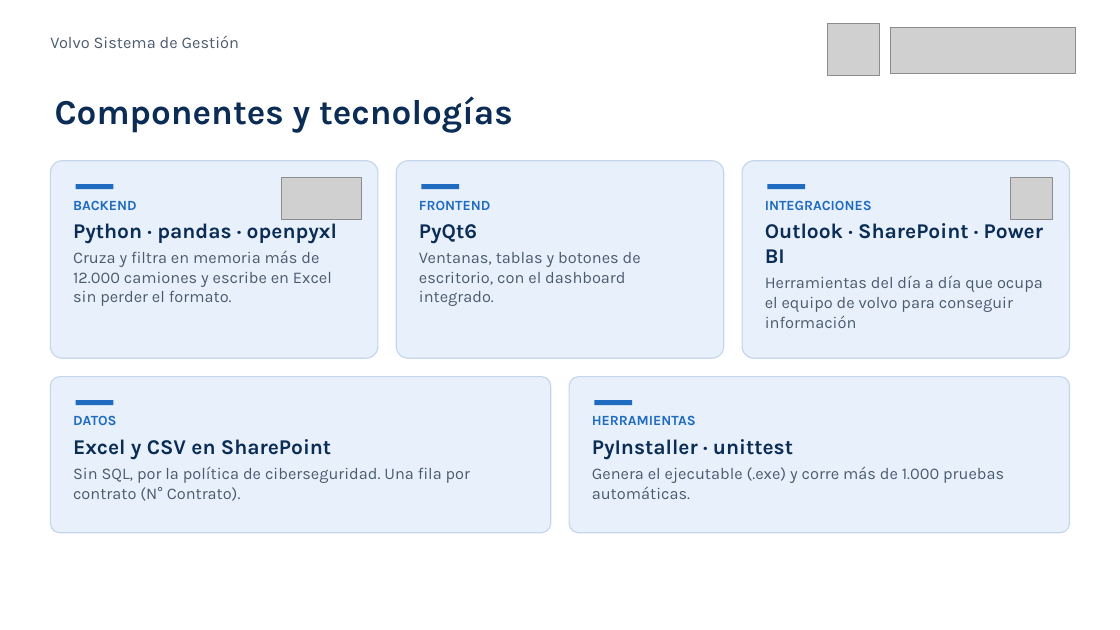
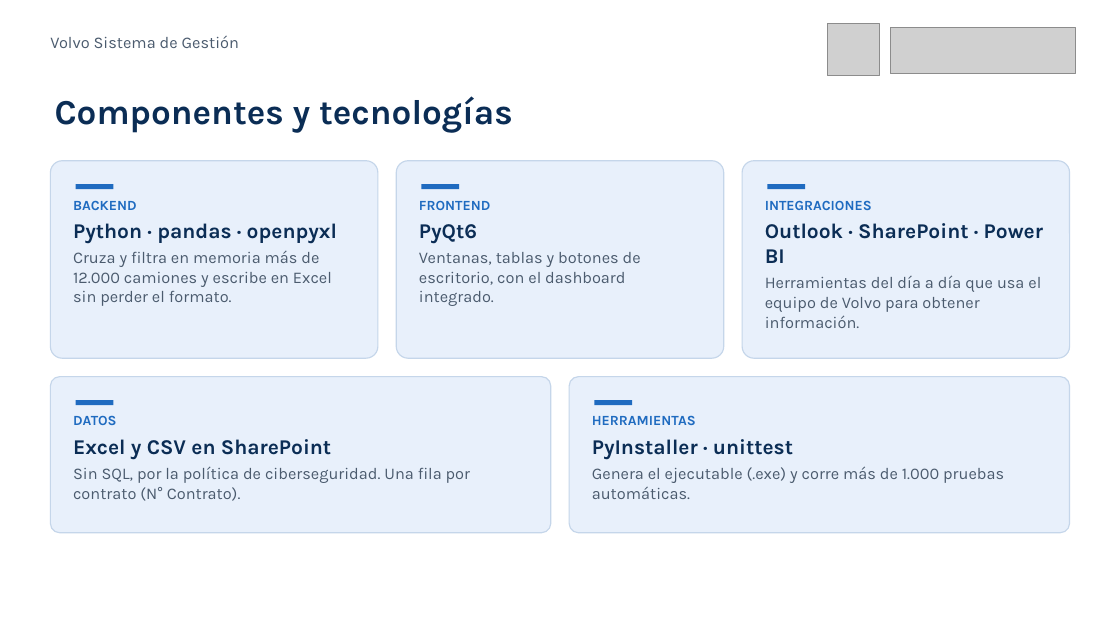
Before and after one commit to felipeMon20/PTY4614-302-EQUIPO-2, a slide deck: slide 5 of Fase 3/Evidencias Grupales/Presentacion Final - Volvo Sistema de Gestion.pptx. Drawn at 1120x630 pixels with LibreOffice and Linux fonts; fonts in the diff are those of the drawing; grey boxes stand for pictures. Boxes give left, top, right and bottom in pixels: in the first picture for what was removed or moved away, otherwise in the second. Text is boxed around its words. In the diff, an @@ line names an element or a change of style, - is before the commit and + after.

```diff
--- a/Fase 3/Evidencias Grupales/Presentacion Final - Volvo Sistema de Gestion.pptx
+++ b/Fase 3/Evidencias Grupales/Presentacion Final - Volvo Sistema de Gestion.pptx
@@ picture removed at box(281, 177, 361, 219) @@
@@ picture removed at box(1011, 177, 1053, 219) @@
@@ text at box(765, 275, 1041, 328): text changed @@
-Herramientas del día a día que ocupa el equipo de volvo para conseguir información
+Herramientas del día a día que usa el equipo de Volvo para obtener información.
```
Also in this commit, not shown: 1 other slide changed.
